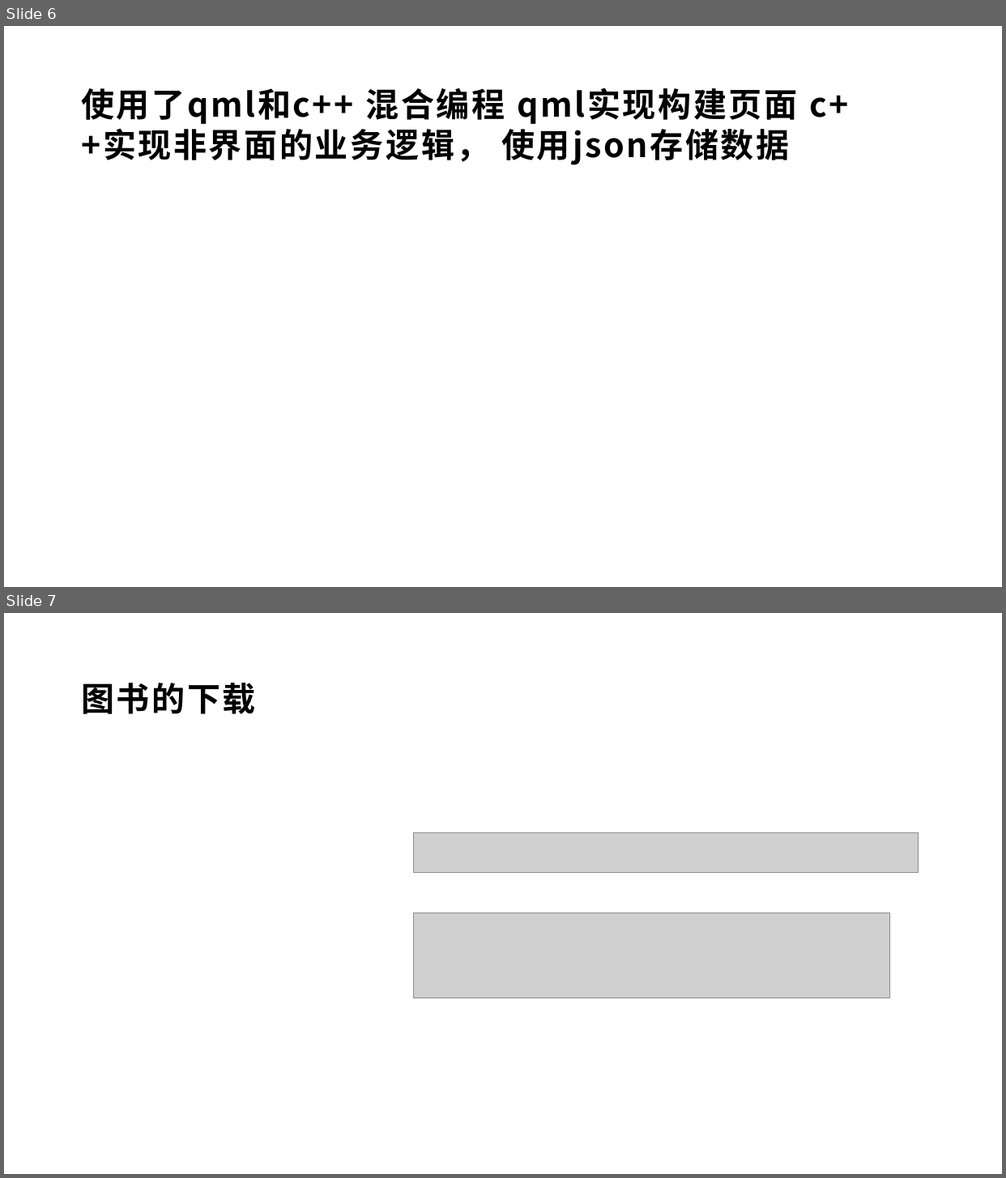
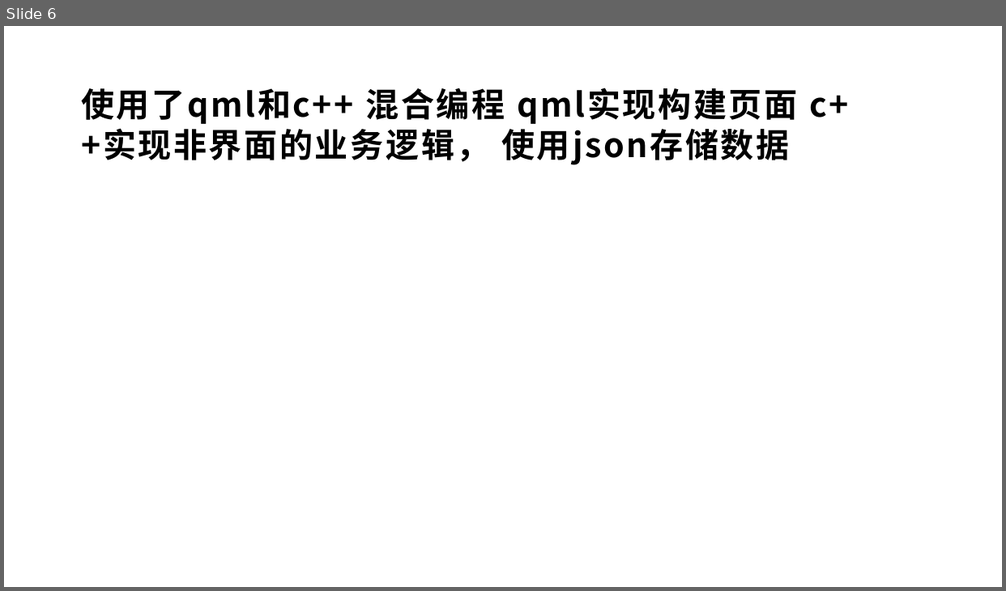
Before and after one commit to sdgdd/2048g, a slide deck: 2017051604026 黄红成/黄红成 2017051604026.pptx. Shown one above the other, each under a label of ours: slides 6 and 7 before the commit, slide 6 after it. The pictures are 1006x1178 and 1006x591 pixels, drawn with LibreOffice and Linux fonts; fonts in the diff are those of the drawing; grey boxes stand for pictures. Boxes give left, top, right and bottom in pixels: in the first picture for what was removed or moved away, otherwise in the second. Text is boxed around its words. In the diff, an @@ line names an element or a change of style, - is before the commit and + after.

Commit message:
commit1

```diff
--- a/2017051604026 黄红成/黄红成 2017051604026.pptx
+++ b/2017051604026 黄红成/黄红成 2017051604026.pptx
@@ slide 7 removed at bbox=[4, 613, 1002, 1174], background #FFFFFF @@
@@ title removed at bbox=[81, 683, 256, 714] @@
-图书的下载
@@ picture removed at bbox=[414, 833, 918, 874] @@
@@ picture removed at bbox=[414, 914, 889, 999] @@
```
